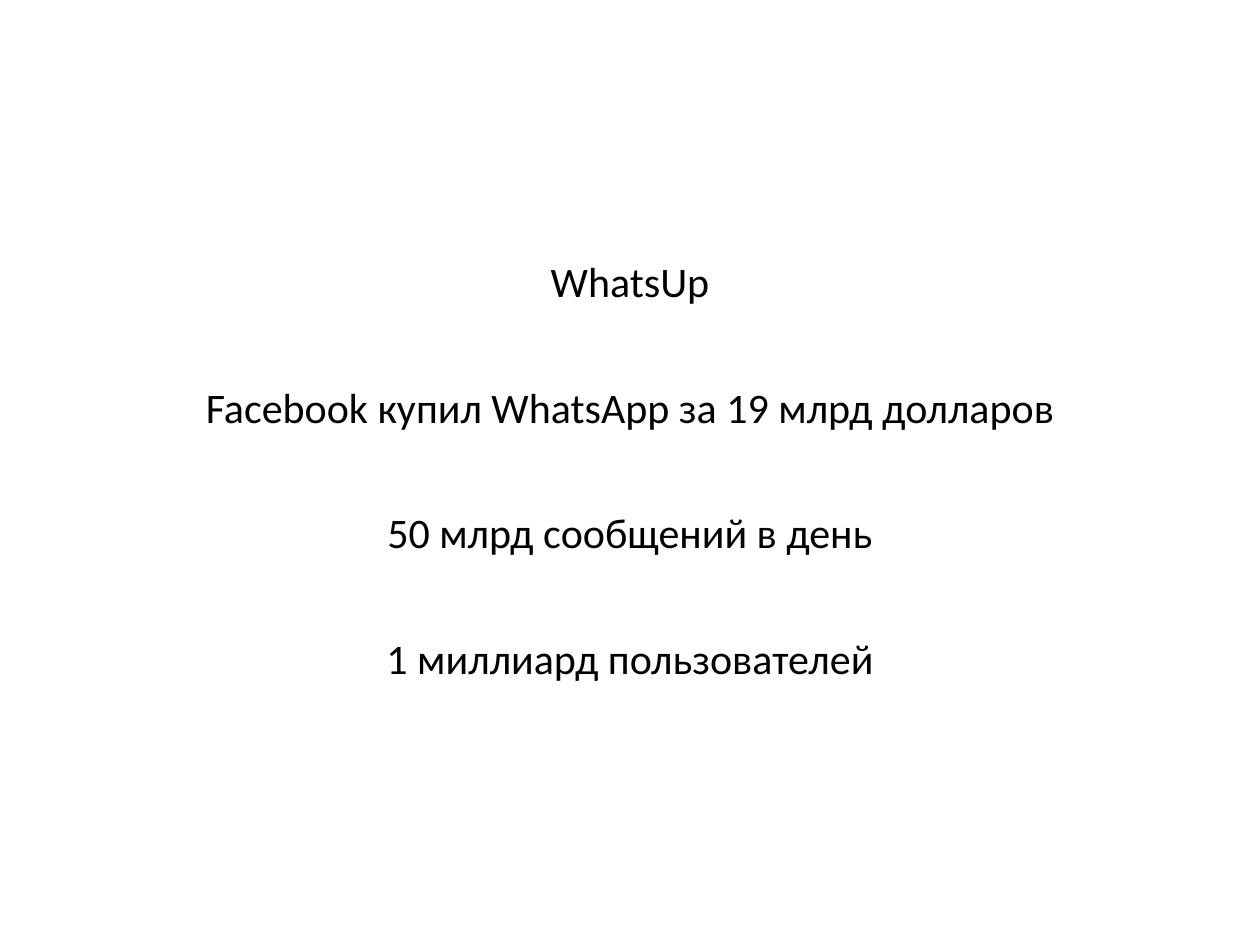
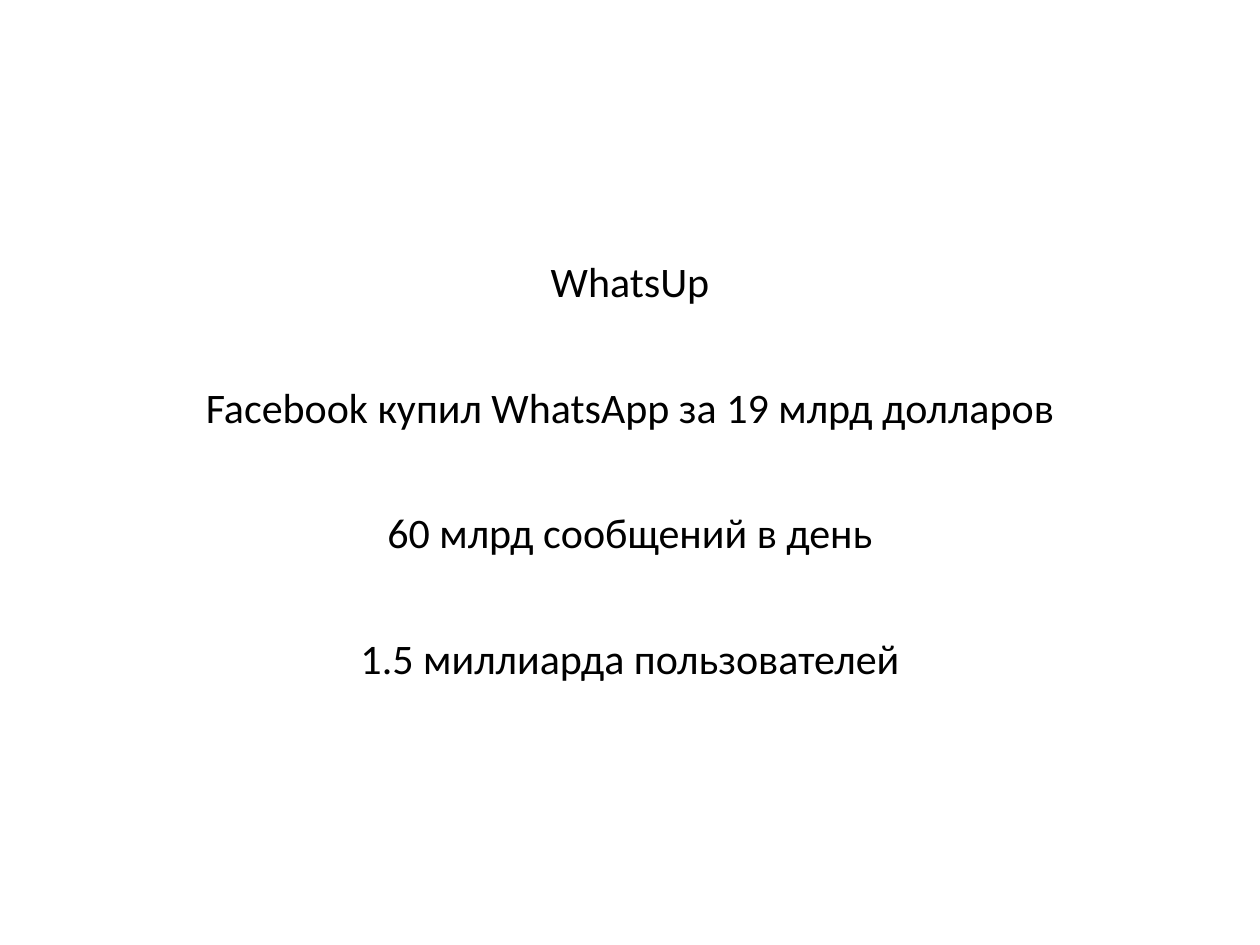
Before and after one commit to yzh44yzh/practical_erlang, a slide deck: slide 4 of 00_intro/usage.pptx. Drawn at 1260x945 pixels with LibreOffice and Linux fonts; fonts in the diff are those of the drawing. Boxes give left, top, right and bottom in pixels: in the first picture for what was removed or moved away, otherwise in the second. Text is boxed around its words. In the diff, an @@ line names an element or a change of style, - is before the commit and + after.

```diff
--- a/00_intro/usage.pptx
+++ b/00_intro/usage.pptx
@@ text at <box>360,519,899,681</box>: text changed @@
-50 млрд сообщений в день
-1 миллиард пользователей
+60 млрд сообщений в день
+1.5 миллиарда пользователей
```
Also in this commit, not shown: 2 other slides changed, 4 other files.
